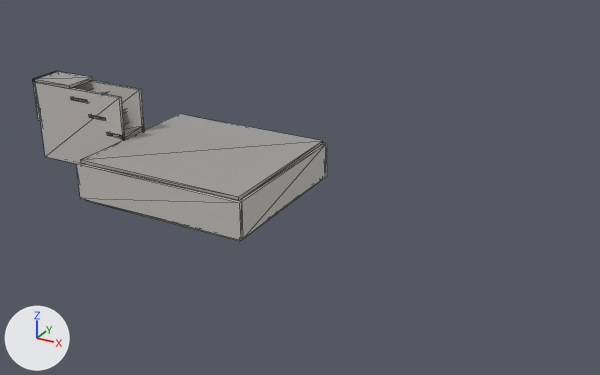
The glTF model models/sotano/sotano.glb: old version first, new version second.
Before and after are seen from a 50 mm lens placed at (38.1, -39.6, 16.9), pointed at (17.7, -2.5, -1.6). Every picture has the same lights, and +X, +Y and +Z are marked at lower left. The older version comes first. Mesh edges are drawn as thin lines on the coarser meshes. Objects named as collision shapes, trigger or cutter boxes, shadow casters or lower levels of detail are left out. Where no turn or scale is listed for an object, it has been applied to the vertices. Vertices at exactly the same position are counted once.

Script lines for the objects in view, before the commit:
```python
ob_descanso_muro_oeste_s_convcol = bpy.data.objects.new('Descanso_muro_oeste_s-convcol', me_descanso_muro_oeste_s)
ob_descanso_muro_oeste_s_convcol.location = (-0.1, -3.85, 1.15)
ob_descanso_techo_convcol = bpy.data.objects.new('Descanso_techo-convcol', me_descanso_techo)
ob_descanso_techo_convcol.location = (1.3, -3.1, 2.4)
ob_muro_este_convcol = bpy.data.objects.new('Muro_este-convcol', me_muro_este)
ob_muro_este_convcol.location = (17.1, -3.1, -1.55)
ob_muro_sur_convcol = bpy.data.objects.new('Muro_sur-convcol', me_muro_sur)
ob_muro_sur_convcol.location = (11.8, -7.8, -1.55)
ob_pasillo_muro_s_convcol = bpy.data.objects.new('Pasillo_muro_s-convcol', me_pasillo_muro_s)
ob_pasillo_muro_s_convcol.location = (3.3, -4.0, -0.15)
ob_pasillo_techo_0_convcol = bpy.data.objects.new('Pasillo_techo_0-convcol', me_pasillo_techo_0)
ob_pasillo_techo_0_convcol.location = (3.45, -3.1, 1.7)
ob_pasillo_techo_2_convcol = bpy.data.objects.new('Pasillo_techo_2-convcol', me_pasillo_techo_2)
ob_pasillo_techo_2_convcol.location = (6.0, -3.1, -0.1)
ob_piso_convcol = bpy.data.objects.new('Piso-convcol', me_piso)
ob_piso_convcol.location = (11.8, -3.1, -2.7)
ob_techo_convcol = bpy.data.objects.new('Techo-convcol', me_techo)
ob_techo_convcol.location = (11.8, -3.1, -0.4)
# also in view: 'Pasillo_muro_n-convcol' at (3.3, -2.2, -0.2)
```
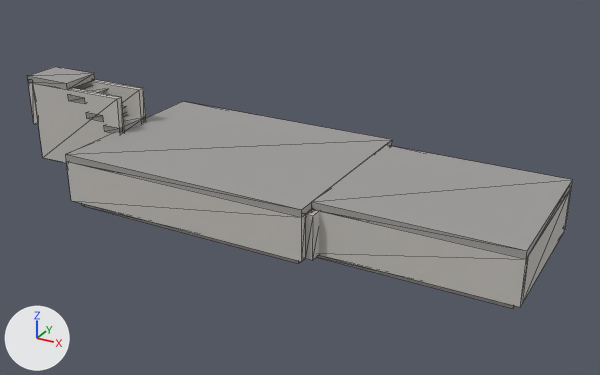
Where the newer file only moved an object's origin or applied its transform, the numbers keep the older frame.

The change, as a list of edits to the scene's bpy script:
```text
Change me_muro_sur:
    remove me_muro_sur.from_pydata(...)  # 8 vertices, 12 faces; spans x -5.4..5.4, y -0.1..0.1, z -1.05..1.05
    add me_muro_sur.from_pydata(...)  # 8 vertices, 12 faces; spans x -7.4..7.4, y -0.2..0.2, z -1.2..1.2
    me_muro_sur part 1: the whole mesh is scaled about its middle by (1.37, 2, 1.14)
Change me_piso:
    remove me_piso.from_pydata(...)  # 8 vertices, 12 faces; spans x -5.2..5.2, y -4.6..4.6, z -0.1..0.1
    add me_piso.from_pydata(...)  # 8 vertices, 12 faces; spans x -7.0..7.0, y -5.0..5.0, z -0.2..0.2
    me_piso part 2
    me_piso.vertices[0].co: (-5.2, -4.6, -0.1) -> (-7.0, -5.0, -0.2)  # pixel (85, 200) -> pixel (82, 205)
    me_piso.vertices[1].co: (5.2, -4.6, -0.1) -> (7.0, -5.0, -0.2)  # pixel (240, 241) -> pixel (298, 263)
    me_piso.vertices[2].co: (5.2, 4.6, -0.1) -> (7.0, 5.0, -0.2)  # pixel (322, 179) -> not seen
    me_piso.vertices[3].co: (-5.2, 4.6, -0.1) -> (-7.0, 5.0, -0.2)
    me_piso.vertices[4].co: (-5.2, -4.6, 0.1) -> (-7.0, -5.0, 0.2)
    me_piso.vertices[5].co: (5.2, -4.6, 0.1) -> (7.0, -5.0, 0.2)
    me_piso.vertices[6].co: (5.2, 4.6, 0.1) -> (7.0, 5.0, 0.2)
    me_piso.vertices[7].co: (-5.2, 4.6, 0.1) -> (-7.0, 5.0, 0.2)
Change me_techo:
    remove me_techo.from_pydata(...)  # 8 vertices, 12 faces; spans x -5.2..5.2, y -4.6..4.6, z -0.1..0.1
    add me_techo.from_pydata(...)  # 8 vertices, 12 faces; spans x -7.4..7.4, y -5.4..5.4, z -0.2..0.2
    me_techo part 3
    me_techo.vertices[0].co: (-5.2, -4.6, -0.1) -> (-7.4, -5.4, -0.2)  # pixel (81, 163) -> pixel (66, 161)
    me_techo.vertices[1].co: (5.2, -4.6, -0.1) -> (7.4, -5.4, -0.2)  # pixel (238, 200) -> pixel (301, 217)
    me_techo.vertices[2].co: (5.2, 4.6, -0.1) -> (7.4, 5.4, -0.2)  # pixel (322, 143) -> pixel (391, 146)
    me_techo.vertices[3].co: (-5.2, 4.6, -0.1) -> (-7.4, 5.4, -0.2)
    me_techo.vertices[4].co: (-5.2, -4.6, 0.1) -> (-7.4, -5.4, 0.2)  # pixel (80, 159) -> pixel (65, 154)
    me_techo.vertices[5].co: (5.2, -4.6, 0.1) -> (7.4, -5.4, 0.2)  # pixel (238, 196) -> pixel (301, 209)
    me_techo.vertices[6].co: (5.2, 4.6, 0.1) -> (7.4, 5.4, 0.2)  # pixel (322, 140) -> pixel (392, 139)
    me_techo.vertices[7].co: (-5.2, 4.6, 0.1) -> (-7.4, 5.4, 0.2)  # pixel (179, 113) -> pixel (182, 101)
Change ob_descanso_muro_oeste_s_convcol:
    ob_descanso_muro_oeste_s_convcol.location: (-0.1, -3.85, 1.15) -> (-0.2, -3.96, 1.05)
Change ob_descanso_techo_convcol:
    ob_descanso_techo_convcol.location: (1.3, -3.1, 2.4) -> (1.2, -3.1, 2.5)
Remove ob_muro_este_convcol:
    ob_muro_este_convcol = bpy.data.objects.new('Muro_este-convcol', me_muro_este)
Change ob_muro_sur_convcol:
    ob_muro_sur_convcol.location: (11.8, -7.8, -1.55) -> (13.6, -8.2, -1.4)
Change ob_pasillo_techo_0_convcol:
    ob_pasillo_techo_0_convcol.location: (3.45, -3.1, 1.7) -> (3.45, -3.1, 1.8)
Change ob_pasillo_techo_2_convcol:
    ob_pasillo_techo_2_convcol.location: (6.0, -3.1, -0.1) -> (6.0, -3.1, 0.3)
Change ob_piso_convcol:
    ob_piso_convcol.location: (11.8, -3.1, -2.7) -> (13.6, -3.0, -2.8)
Change ob_techo_convcol:
    ob_techo_convcol.location: (11.8, -3.1, -0.4) -> (13.6, -3.0, 0.0)
Add ob_techo2_convcol:
    ob_techo2_convcol = bpy.data.objects.new('Techo2-convcol', me_techo2)  # a box spanning x -5.2..5.2, y -4.4..4.4, z -0.2..0.2; in mat_concreto_techo (grey #a09e9b)
    ob_techo2_convcol.location = (26.2, -3.0, 0.0)
Add ob_piso2_convcol:
    ob_piso2_convcol = bpy.data.objects.new('Piso2-convcol', me_piso2)  # a box spanning x -5.2..5.2, y -4.0..4.0, z -0.2..0.2; in mat_concreto_piso (grey #adaaa4)
    ob_piso2_convcol.location = (25.8, -3.0, -2.8)
Add ob_muro_medio_tapa_s_convcol:
    ob_muro_medio_tapa_s_convcol = bpy.data.objects.new('Muro_medio_tapa_s-convcol', me_muro_medio_tapa_s)  # a box spanning x -0.2..0.2, y -0.5..0.5, z -1.2..1.2; in mat_block (light grey #c4c0bc)
    ob_muro_medio_tapa_s_convcol.location = (21.2, -7.5, -1.4)
Add ob_muro2_sur_convcol:
    ob_muro2_sur_convcol = bpy.data.objects.new('Muro2_sur-convcol', me_muro2_sur)  # a box spanning x -5.2..5.2, y -0.2..0.2, z -1.2..1.2; in mat_block (light grey #c4c0bc)
    ob_muro2_sur_convcol.location = (26.2, -7.2, -1.4)
Add ob_muro2_norte_convcol:
    ob_muro2_norte_convcol = bpy.data.objects.new('Muro2_norte-convcol', me_muro2_sur.copy())
    ob_muro2_norte_convcol.location = (26.2, 1.2, -1.4)
Add ob_muro2_este_convcol:
    ob_muro2_este_convcol = bpy.data.objects.new('Muro2_este-convcol', me_muro2_este)  # a box spanning x -0.2..0.2, y -4.0..4.0, z -1.2..1.2; in mat_block (light grey #c4c0bc)
    ob_muro2_este_convcol.location = (31.2, -3.0, -1.4)
```

What differs and where, as boxes [x1, y1, x2, y2] in the pictures (600 x 375 px):
'Techo-convcol', reshaped, moved (35% wider, 32% taller)
    before: [81, 114, 323, 201]
    after: [66, 102, 392, 217]
'Techo2-convcol', added
    after: [312, 145, 573, 259]
'Muro_sur-convcol', moved, rescaled (43% wider, 31% taller)
    before: [76, 163, 243, 240]
    after: [66, 161, 306, 262]
'Muro2_sur-convcol', added
    after: [319, 211, 529, 307]
'Muro_este-convcol', deleted
    before: [239, 144, 326, 239]
'Muro2_este-convcol', added
    after: [523, 190, 570, 302]
'Descanso_techo-convcol', moved
    before: [33, 71, 92, 89]
    after: [27, 67, 95, 90]
'Piso-convcol', reshaped, moved
    before: [86, 182, 319, 241]
    after: [82, 204, 301, 264]
'Muro_medio_tapa_s-convcol', added
    after: [306, 209, 319, 260]
'Piso2-convcol', added (mostly hidden)
    after: [317, 255, 514, 308]
'Pasillo_techo_2-convcol', moved
    before: [107, 123, 144, 138]
    after: [104, 116, 146, 133]
'Descanso_muro_oeste_s-convcol', moved
    before: [33, 77, 40, 121]
    after: [28, 79, 38, 125]
'Pasillo_techo_0-convcol', moved
    before: [71, 89, 108, 103]
    after: [68, 86, 108, 104]
'Muro2_norte-convcol', added
    after: [564, 187, 572, 231]
